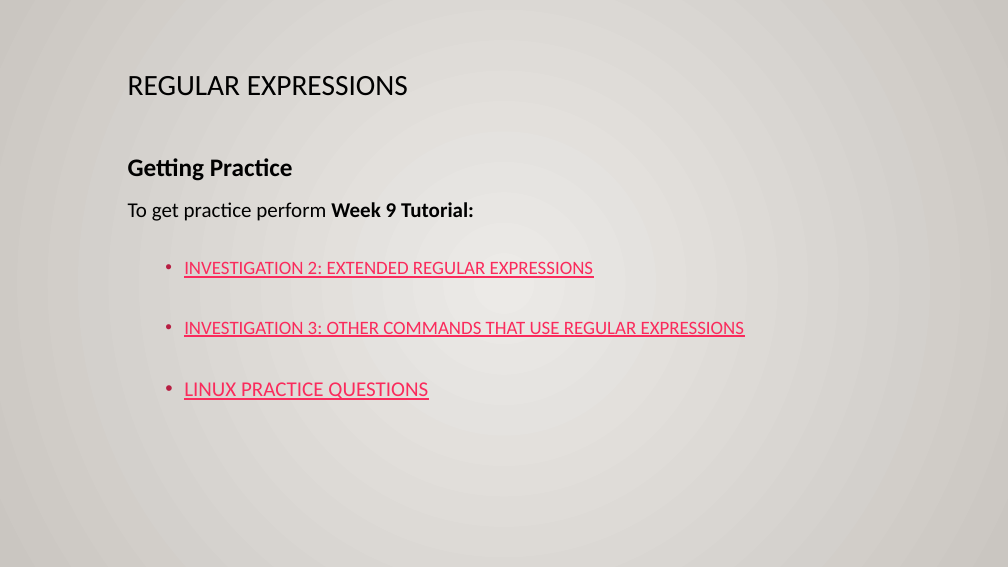
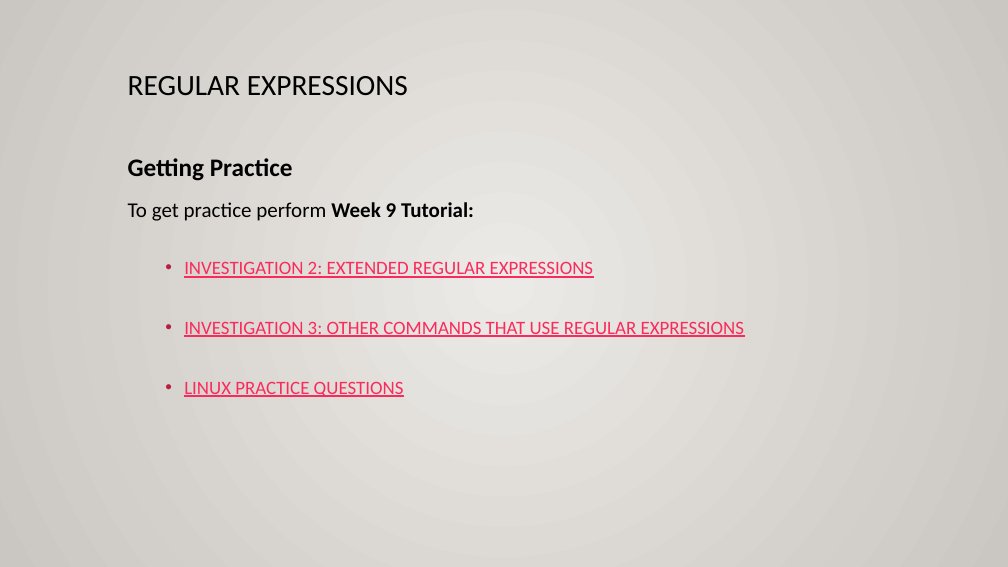
Before and after one commit to OSL640/slides, a slide deck: slide 31 of OSL640-Week9.pptx. Drawn at 1008x567 pixels with LibreOffice and Linux fonts; fonts in the diff are those of the drawing. Boxes give left, top, right and bottom in pixels: in the first picture for what was removed or moved away, otherwise in the second. Text is boxed around its words. In the diff, an @@ line names an element or a change of style, - is before the commit and + after.

```diff
--- a/OSL640-Week9.pptx
+++ b/OSL640-Week9.pptx
@@ text at <box>184,381,404,397</box>: size 20 to 18 pt in "LINUX PRACTICE QUESTIONS" @@
```
Also in this commit, not shown: 2 other slides changed, 13 other files.
